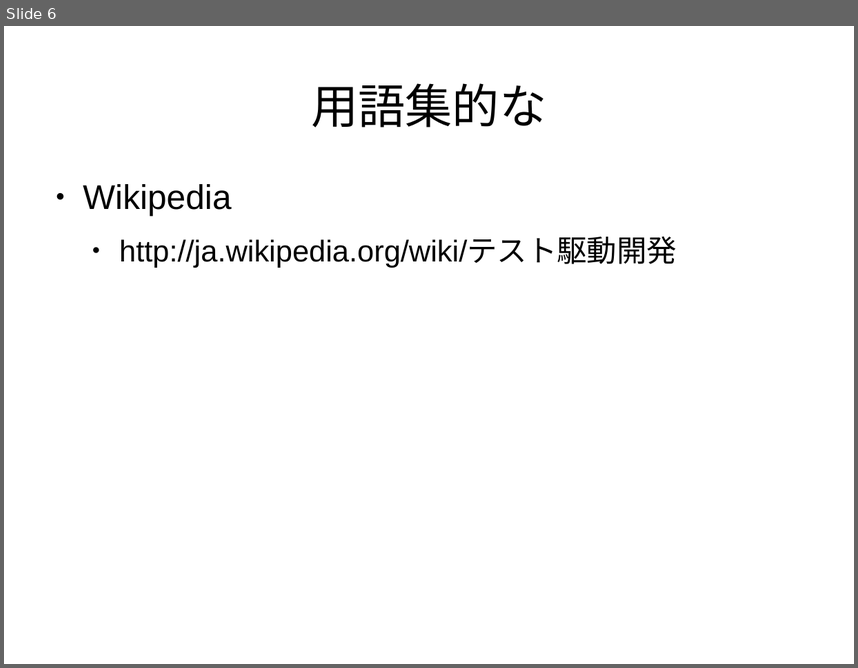
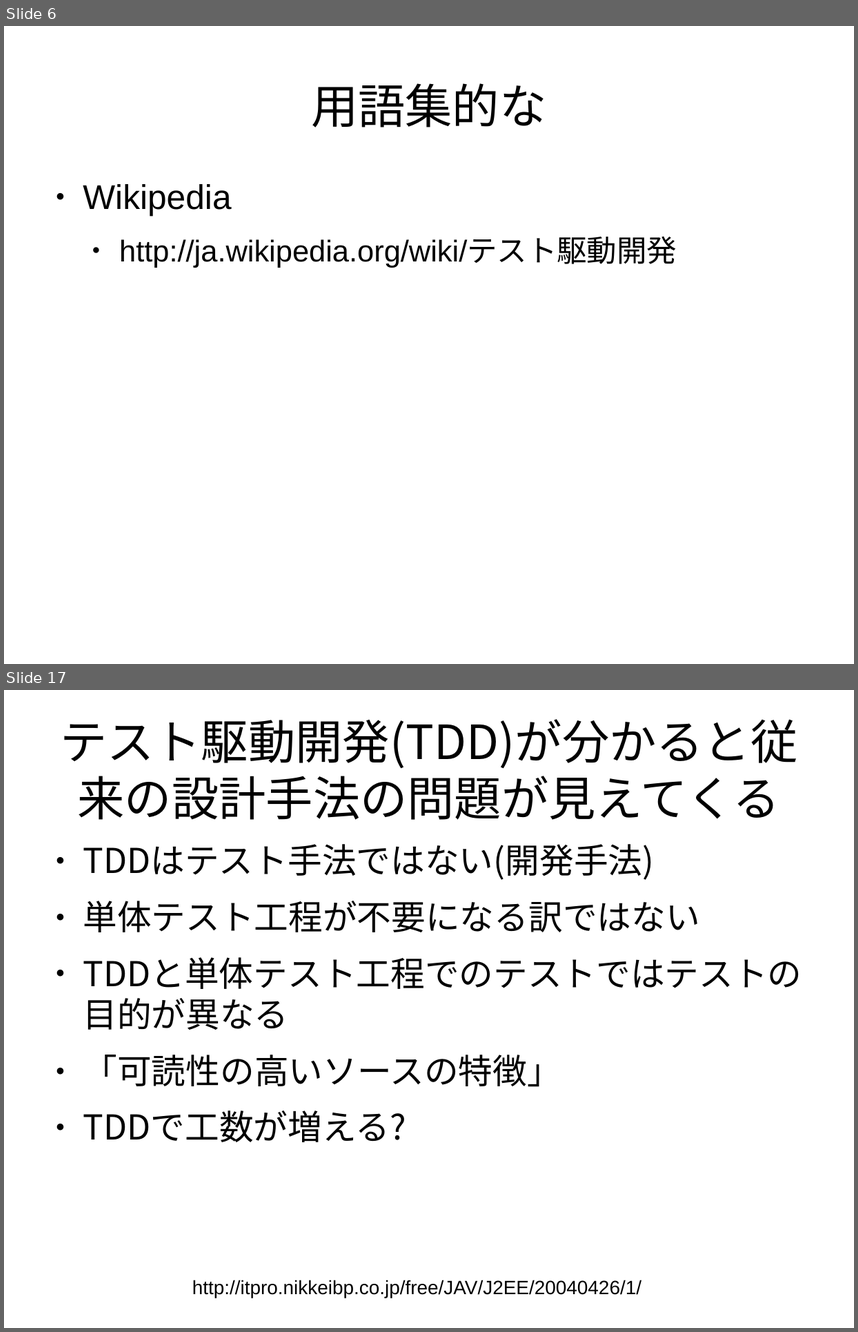
Before and after one commit to yujiorama/event, a slide deck: tddconf/tdd_revice.odp. Shown one above the other, each under a label of ours: slide 6 before the commit, slides 6 and 17 after it; the slides between them are not shown. The pictures are 858x668 and 858x1332 pixels, drawn with LibreOffice and Linux fonts; fonts in the diff are those of the drawing. Boxes give left, top, right and bottom in pixels: in the first picture for what was removed or moved away, otherwise in the second. Text is boxed around its words. In the diff, an @@ line names an element or a change of style, - is before the commit and + after.

```diff
--- a/tddconf/tdd_revice.odp
+++ b/tddconf/tdd_revice.odp
@@ slide 17 added at <box>4,690,854,1328</box>, background #FFFFFF @@
@@ title added at <box>60,719,797,820</box>, 44 pt, text #000000 @@
+テスト駆動開発(TDD)が分かると従来の設計手法の問題が見えてくる
@@ text added at <box>83,844,700,1142</box>, 32 pt, text #000000 @@
+● TDDはテスト手法ではない(開発手法)
+● 単体テスト工程が不要になる訳ではない
+● TDDと単体テスト工程でのテストではテストの目的が異なる
+● 「可読性の高いソースの特徴」
+● TDDで工数が増える?
@@ text added at <box>192,1279,642,1297</box>, 18 pt, text #000000 @@
+http://itpro.nikkeibp.co.jp/free/JAV/J2EE/20040426/1/
```
Also in this commit, not shown: 3 slides changed, 19 other slides added, 3 slides removed.
